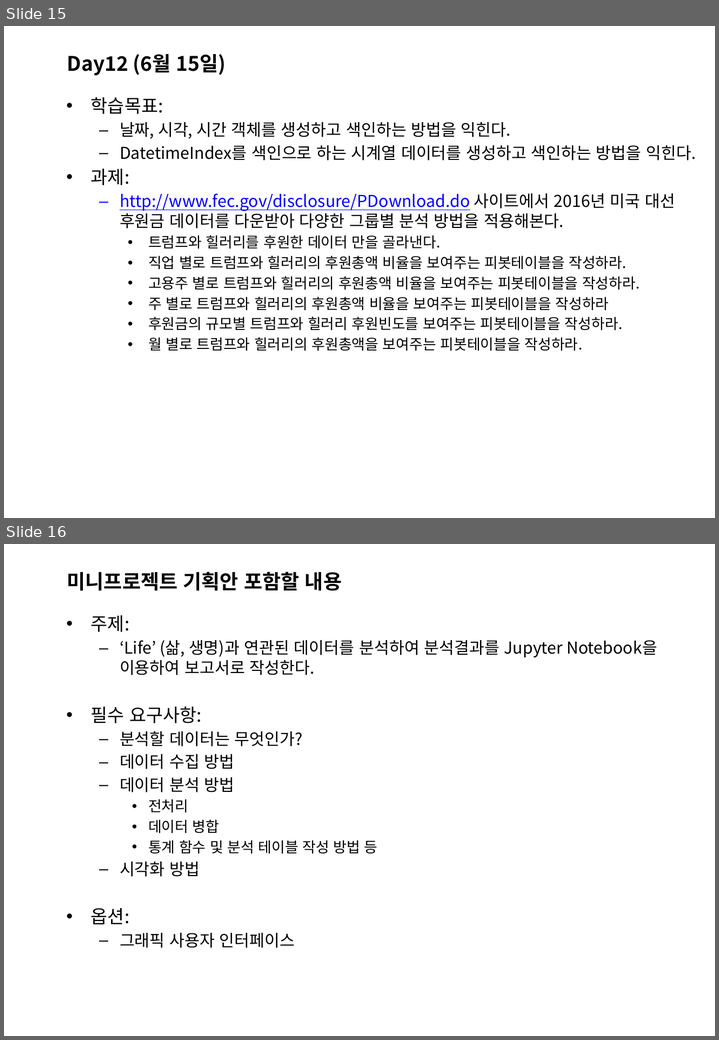
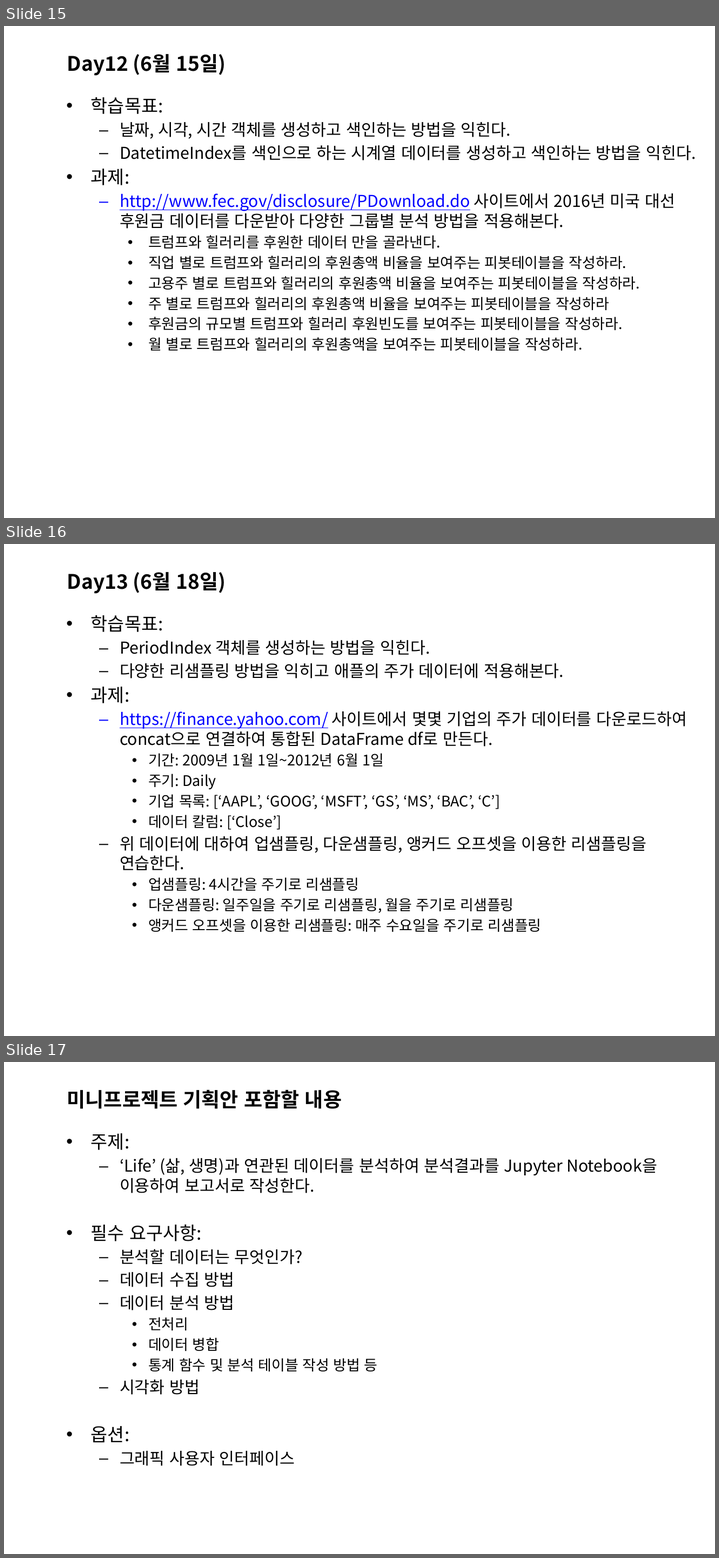
Before and after one commit to sulheebaek/DAPython, a slide deck: 한2018_파이썬을 활용한 데이터 분석_강의개요.pptx. Shown one above the other, each under a label of ours: slides 15 and 16 before the commit, slides 15, 16 and 17 after it. The pictures are 719x1040 and 719x1558 pixels, drawn with LibreOffice and Linux fonts; fonts in the diff are those of the drawing; background and template pictures are left out. Boxes give left, top, right and bottom in pixels: in the first picture for what was removed or moved away, otherwise in the second. Text is boxed around its words. In the diff, an @@ line names an element or a change of style, - is before the commit and + after.

```diff
--- a/한2018_파이썬을 활용한 데이터 분석_강의개요.pptx
+++ b/한2018_파이썬을 활용한 데이터 분석_강의개요.pptx
@@ slide 16 added at (4, 544, 715, 1036), background picture (left out) @@
@@ title added at (67, 572, 226, 594), 22 pt, text #000000, bold @@
+Day13 (6월 18일)
@@ text added at (91, 615, 687, 932), 18 pt, text #000000 @@
+• 학습목표:
+  – PeriodIndex 객체를 생성하는 방법을 익힌다.
+  – 다양한 리샘플링 방법을 익히고 애플의 주가 데이터에 적용해본다.
+• 과제:
+  – https://finance.yahoo.com/ 사이트에서 몇몇 기업의 주가 데이터를 다운로드하여 concat으로 연결하여 통합된 DataFrame df로 만든다.
+    • 기간: 2009년 1월 1일~2012년 6월 1일
+    • 주기: Daily
+    • 기업 목록: [‘AAPL’, ‘GOOG’, ‘MSFT’, ‘GS’, ‘MS’, ‘BAC’, ‘C’]
+    • 데이터 칼럼: [‘Close’]
+  – 위 데이터에 대하여 업샘플링, 다운샘플링, 앵커드 오프셋을 이용한 리샘플링을 연습한다.
+    • 업샘플링: 4시간을 주기로 리샘플링
+    • 다운샘플링: 일주일을 주기로 리샘플링, 월을 주기로 리샘플링
+    • 앵커드 오프셋을 이용한 리샘플링: 매주 수요일을 주기로 리샘플링
@@ what was slide 16 is now slide 17 @@
```
Also in this commit, not shown: 1 slide changed, 3 other slides added.
